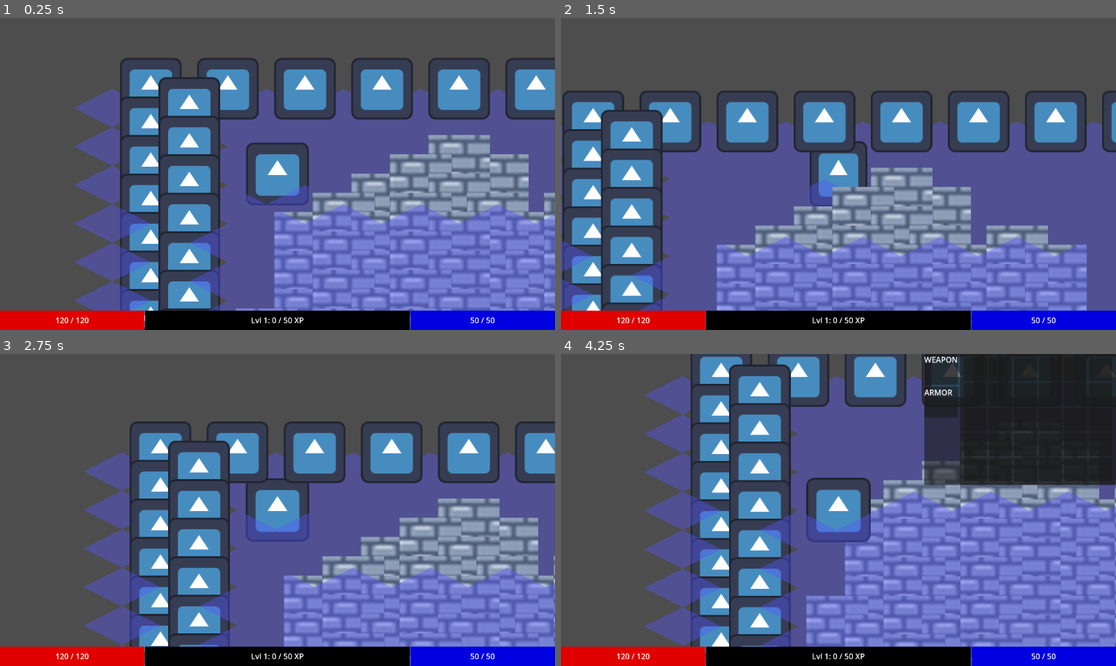
Above: before the commit, frames 1-4 (two rows, left to right).
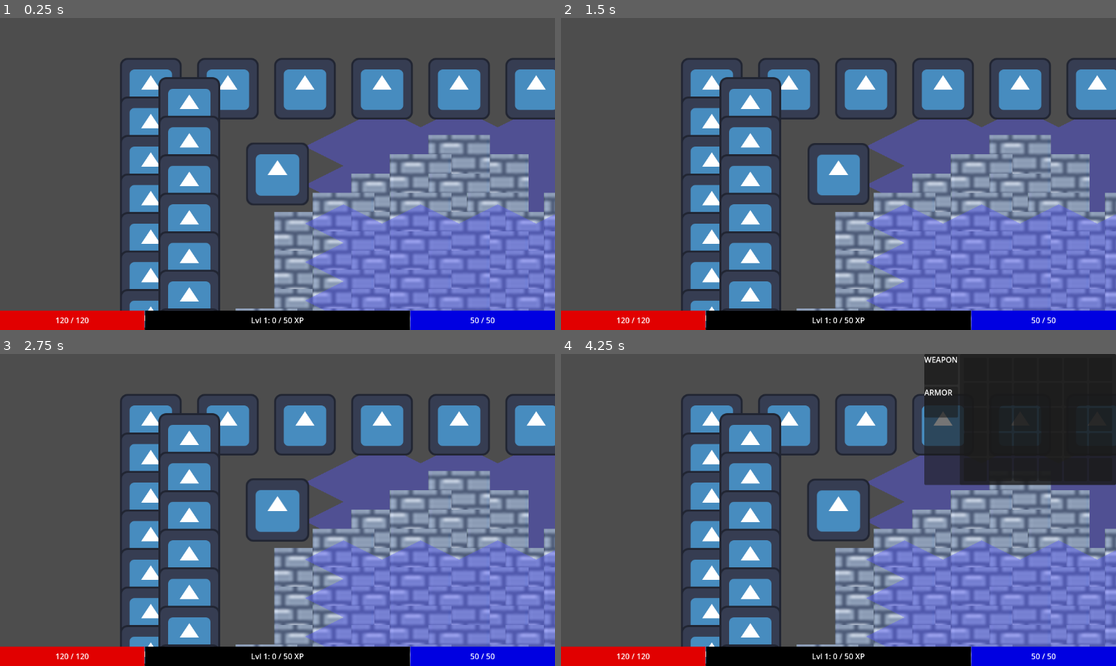
Above: after the commit, the same moments.

Repository: PietPadda/Godot_2D_ARPG
Game: Godot game, scene res://scenes/levels/main.tscn
Same seed, same stepped clock (60 frames per second), same inputs: the game is played once before the commit and once after it. The engine's default icon, where the game draws it, is replaced by a stand-in: a white triangle on a blue panel in a dark square.
Inputs (mouse positions are in pixels of both pictures, inside the frame that each line leads up to):
- Up to frame 1 (0.25 s): no input
- Up to frame 2 (1.5 s): tap Enter at 0.5 s; move the mouse to (960, 158) at 0.52 s; press the mouse at (960, 158) at 0.53 s; move the mouse to (727, 189) at 1.27 s; release the mouse at (727, 189) at 1.28 s; tap Space (attack) at 1.35 s
- Up to frame 3 (2.75 s): click (166, 525) at 1.55 s; move the mouse to (333, 441) at 2.02 s; press the mouse at (333, 441) at 2.03 s
- Up to frame 4 (4.25 s): tap Space (attack) at 2.75 s; move the mouse to (810, 572) at 2.77 s; release the mouse at (810, 572) at 2.78 s; tap I (toggle_character_sheet) at 2.85 s; click (810, 572) at 3.05 s; move the mouse to (938, 369) at 3.52 s; press the mouse at (938, 369) at 3.53 s

The runs differ from the first frame. In frame 1, 15% of the frame differs, in the area x 13-93%, y 22-94%; in frame 2, 56%, in the area x 0-100%, y 12-100%; in frame 3, 42%; in frame 4, 45%.

Commit message:
refactor(grid): implement vertex-based A* graph for true isometric pathfinding

Diff:
--- a/scripts/core/grid_manager.gd
+++ b/scripts/core/grid_manager.gd
@@ -20,7 +20,7 @@
 
 # Builds the A* point graph from the level's TileMapLayer.
 func build_level_graph():
-	# Clear any old data
+	# Phase 0: Clear old data
 	astar_graph.clear()
 	map_coords_to_id.clear()
 	id_to_map_coords.clear()
@@ -31,83 +31,58 @@
 
 	# We get the bounding box of all painted tiles, so we know the area we need to search.
 	var map_rect = tile_map_layer.get_used_rect()
-	var walkable_cells: Array[Vector2i] = []
+	var valid_vertices: Dictionary = {}
 
-	# We visit every single tile within that boundary, one by one.
-	for x in range(map_rect.position.x, map_rect.end.x): # loop x cells
-		for y in range(map_rect.position.y, map_rect.end.y): # loop y cells
-			var cell = Vector2i(x, y) # cell at x:y
+	# Phase 1: Find all valid vertices
+	# A vertex is valid if all 4 surrounding tiles are walkable.
+	for x in range(map_rect.position.x, map_rect.end.x + 1): # loop x cells
+		for y in range(map_rect.position.y, map_rect.end.y + 1): # loop y cells
+			var vertex  = Vector2i(x, y) # cell at x:y
 
-			# THE NEW, ROBUST LOGIC:
-			var tile_data = tile_map_layer.get_cell_tile_data(cell)
+			# Check the four tiles that meet at this vertex.
+			var top_left = tile_map_layer.get_cell_tile_data(vertex + Vector2i(-1, -1))
+			var top_right = tile_map_layer.get_cell_tile_data(vertex + Vector2i(0, -1))
+			var bot_left = tile_map_layer.get_cell_tile_data(vertex + Vector2i(-1, 0))
+			var bot_right = tile_map_layer.get_cell_tile_data(vertex + Vector2i(0, 0))
 
-			# A cell is walkable if it's empty (no tile data)
-			# OR if it has a tile, and that tile's "is_walkable" custom data is true.
-			var is_walkable = false
-			if not tile_data:
-				is_walkable = true # Empty space is walkable
-			else:
-				is_walkable = tile_data.get_custom_data("is_walkable") # Check the tile's property
-			if is_walkable:
-				walkable_cells.append(cell)
+			var tl_walkable = (not top_left) or top_left.get_custom_data("is_walkable")
+			var tr_walkable = (not top_right) or top_right.get_custom_data("is_walkable")
+			var bl_walkable = (not bot_left) or bot_left.get_custom_data("is_walkable")
+			var br_walkable = (not bot_right) or bot_right.get_custom_data("is_walkable")
+
+			if tl_walkable and tr_walkable and bl_walkable and br_walkable:
+				var point_id = id_to_map_coords.size()
+				id_to_map_coords.append(vertex)
+				map_coords_to_id[vertex] = point_id
+				astar_graph.add_point(point_id, map_to_world(vertex))
+				valid_vertices[vertex] = point_id
 
 	# Debug Walkable Tiles Visualisation
 	if debug_tile_scene:
 		var main_scene = get_tree().current_scene
-		for cell in walkable_cells:
+		for cell in valid_vertices:
 			var tile_instance = debug_tile_scene.instantiate()
 			main_scene.add_child(tile_instance)
 			# Center the debug tile over the grid cell
 			# Note: Convert the Vector2i to a Vector2 before subtracting
 			tile_instance.global_position = map_to_world(cell) - (Vector2(tile_map_layer.tile_set.tile_size) / 2)
 
-	# We go through our list of walkable roads...
-	# First pass: Add all walkable tiles as points to the graph.
-	for cell in walkable_cells:
-		 # Create a new, unique ID (0, then 1, then 2, etc.)
-		var point_id = id_to_map_coords.size() # get tilemap coords
+	# Phase 2: Connect adjacent valid vertices
+	for vertex in valid_vertices:
+		var current_point_id = valid_vertices[vertex]
+		var current_world_pos = map_to_world(vertex)
 
-		# Update our address books.
-		id_to_map_coords.append(cell) # add to cell, ID 50 -> (8, 6)
-		map_coords_to_id[cell] = point_id # A* dict for quick lookup, (8, 6) -> ID 50
+		# Check the 4 cardinal neighbors (up, down, left, right on the vertex grid).
+		var neighbors = [Vector2i(1, 0), Vector2i(-1, 0), Vector2i(0, 1), Vector2i(0, -1)]
+		for offset in neighbors:
+			var neighbor = vertex + offset
+			if valid_vertices.has(neighbor):
+				var neighbor_point_id = valid_vertices[neighbor]
+				var neighbor_world_pos = map_to_world(neighbor)
 
-		# Add the "intersection" to the A* graph's map.
-		astar_graph.add_point(point_id, cell) # add A* point to graph
-
-	# We visit every walkable tile again.
-	# Second pass: Connect adjacent points.
-	for cell in walkable_cells:
-		var current_point_id = map_coords_to_id[cell]
-		# Get the real-world pixel position of the current tile's center.
-		var current_world_pos = map_to_world(cell)
-
-		# We check all 8 of its immediate neighbors (including diagonals)
-		for x in range(-1, 2):
-			for y in range(-1, 2):
-				if x == 0 and y == 0: # Skip the center tile itself
-					continue # Don't check against self
-
-				var neighbor = cell + Vector2i(x, y)
-				# We ask: "Is this neighbor a valid, walkable intersection we've already mapped?"
-				if map_coords_to_id.has(neighbor):
-					var is_diagonal = (x != 0 and y != 0)
-
-					# If it's a diagonal move, check for walls.
-					if is_diagonal:
-						# Check if the two adjacent neighbors are also walkable.
-						var neighbor_x = cell + Vector2i(x, 0)
-						var neighbor_y = cell + Vector2i(0, y)
-						if not map_coords_to_id.has(neighbor_x) or not map_coords_to_id.has(neighbor_y):
-							continue # One of the corners is a wall, so this diagonal is invalid.
-
-					# If we reach here, the connection is valid.
-					var neighbor_point_id = map_coords_to_id[neighbor]
-					# Get the real-world pixel position of the neighbor tile's center.
-					var neighbor_world_pos = map_to_world(neighbor)
-					# The weight is now the actual distance in pixels.
-					var weight = current_world_pos.distance_to(neighbor_world_pos)
-					# Connect the points with the correct weight.
-					astar_graph.connect_points(current_point_id, neighbor_point_id, weight)
+				# The weight is the actual world distance between vertices.
+				var weight = current_world_pos.distance_to(neighbor_world_pos)
+				astar_graph.connect_points(current_point_id, neighbor_point_id, weight)
 
 # Finds the shortest path between two points on the grid.
 func find_path(start_coord: Vector2i, end_coord: Vector2i) -> PackedVector2Array:
@@ -137,8 +112,10 @@
 		return tile_map_layer.local_to_map(world_position)
 	return Vector2i.ZERO # Return a default value if the tilemap isn't set
 
-# Converts a map grid coordinate back to a world position (the center of the tile).
+# Converts a map grid coordinate back to a world position (the corner of the tile)
 func map_to_world(map_position: Vector2i) -> Vector2:
 	if tile_map_layer:
-		return tile_map_layer.map_to_local(map_position)
+		# Use map_to_local, which for isometric maps points to the corner.
+		var local_pos = tile_map_layer.map_to_local(map_position)
+		return tile_map_layer.to_global(local_pos)
 	return Vector2.ZERO # Return a default value if the tilemap isn't set
